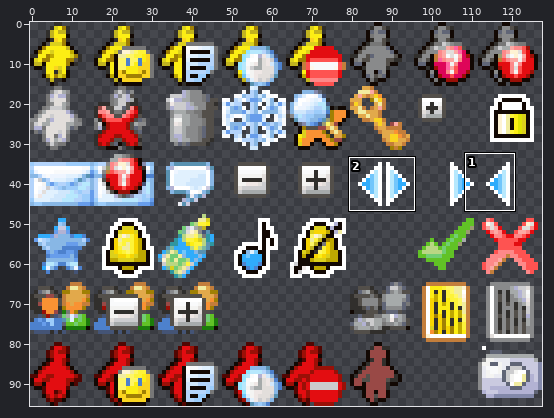
Two versions of one sprite sheet, full/resources/MIDP2/images/skin.png. Above, an overview of the earlier version with the close-up marked.
Close-up. As it was:
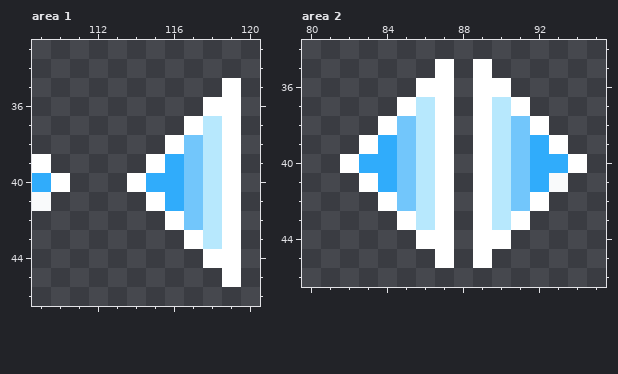
The file is 128x96 pixels. Colours within 5 levels of each other are drawn and written as one. Shown: area 1: x 109..120, y 33..46; area 2: x 80..95, y 34..46. The commit also changed other parts of the picture, which this record leaves out.
New version:
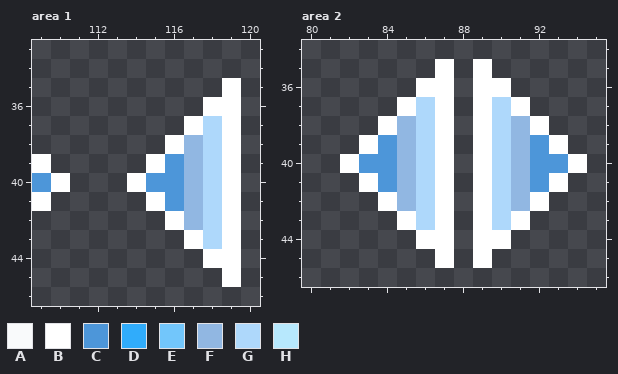
Palette (. is transparent): A #f9fafb  B #ffffff  C #4d96d9  D #30acfb  E #72c6fb  F #91b7e2  G #aed8fb  H #b7e8fd
From old to new:
Area 1:
Colour A gives way to colour B in row 41 at x 109.
Colour D gives way to colour C in row 39 at x 116; in row 40 at x 109 and 115 to 116; in row 41 at x 116.
Colour E gives way to colour F in rows 38 to 42 at x 117.
Colour H gives way to colour G in rows 37 to 43 at x 118.
Area 2:
Colour A gives way to colour B in row 41 at x 93.
Colour D gives way to colour C in row 39 at x 84 and 92; in row 40 at x 83 to 84 and 92 to 93; in row 41 at x 84 and 92.
Colour E gives way to colour F in rows 38 to 42 at x 85 and 91.
Colour H gives way to colour G in rows 37 to 43 at x 86 and 90.
